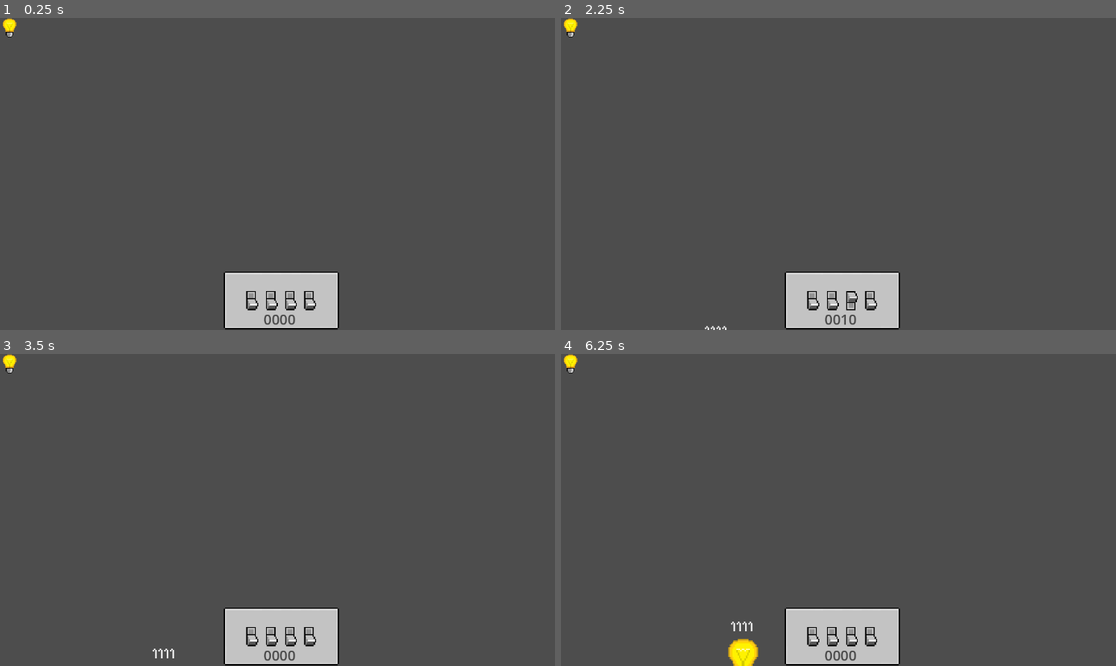
Above: before the commit, frames 1-4 (two rows, left to right).
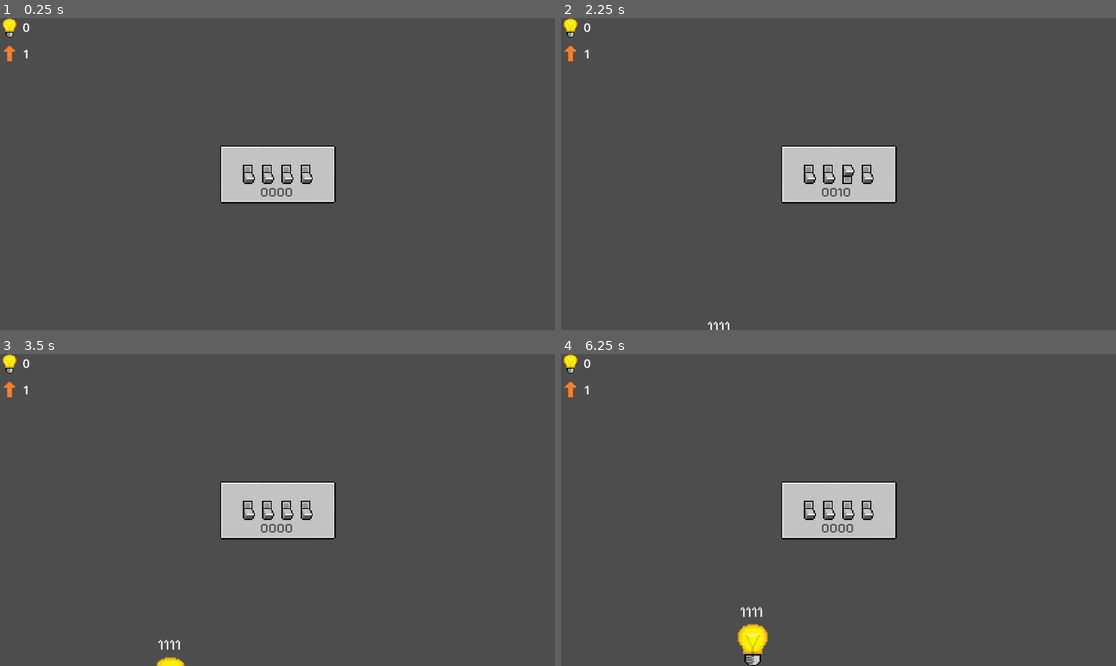
Above: after the commit, the same moments.

Repository: Xtrrae/switch-defense
Game: Godot game, scene res://scenes/game.tscn
Two runs of this game, one before a commit and one after it. Both use one fixed random seed, a clock stepped at 60 frames per second and the inputs below.
Inputs:
- Up to frame 1 (0.25 s): no input
- Up to frame 2 (2.25 s): tap Enter at 0.5, 2 s; hold 1 (number_1) 0.53-1.28 s; tap Space at 1.25 s; tap 2 (number_2) at 1.35 s; hold 3 (number_3) from 2.03 s (still down)
- Up to frame 3 (3.5 s): release 3 (number_3) at 2.78 s; tap 4 (number_4) at 2.85 s
- Up to frame 4 (6.25 s): hold 1 (number_1) 3.53-4.28 s; tap 2 (number_2) at 4.35 s; hold 3 (number_3) 5.03-5.78 s; tap 4 (number_4) at 5.85 s

The runs differ from the first frame. In frame 1, 7.5% of the frame differs, in the area x 0-62%, y 1-100%; in frame 2, 7.6%; in frame 3, 7.7%; in frame 4, 8.3%.

Commit message:
input screen, level and points displa created & modified, etc

Diff:
--- a/switch-defence/scenes/game.tscn
+++ b/switch-defence/scenes/game.tscn
@@ -7,7 +7,8 @@
 [node name="Node2D" type="Node2D" unique_id=1330494218]
 
 [node name="Input" parent="." unique_id=331839216 instance=ExtResource("1_lnu2h")]
-position = Vector2(464, 527)
+texture_filter = 1
+position = Vector2(576, 324)
 
 [node name="Spawner" type="Node2D" parent="." unique_id=1149451670]
 script = ExtResource("1_uwrxv")
--- a/switch-defence/scenes/input.tscn
+++ b/switch-defence/scenes/input.tscn
@@ -2,6 +2,7 @@
 
 [ext_resource type="Script" uid="uid://b5ffm570hy0fq" path="res://scripts/input.gd" id="1_jt1lk"]
 [ext_resource type="Texture2D" uid="uid://c6q0kvvc37g63" path="res://assets/switch_sprite_sheet.png" id="2_6gs7a"]
+[ext_resource type="FontFile" uid="uid://jtshwua3f1gx" path="res://assets/fonts/PixelifySans-VariableFont_wght.ttf" id="3_ovd13"]
 
 [sub_resource type="TileSetAtlasSource" id="TileSetAtlasSource_ovd13"]
 texture = ExtResource("2_6gs7a")
@@ -21,11 +22,14 @@
 [sub_resource type="TileSet" id="TileSet_8p10g"]
 sources/0 = SubResource("TileSetAtlasSource_ovd13")
 
-[node name="Input" type="Node2D" unique_id=331839216]
+[sub_resource type="RectangleShape2D" id="RectangleShape2D_ovd13"]
+size = Vector2(252, 131)
+
+[node name="Input" type="Area2D" unique_id=2129371981]
 script = ExtResource("1_jt1lk")
 
 [node name="Switches" type="TileMapLayer" parent="." unique_id=265615923]
-position = Vector2(0, -159.99997)
+position = Vector2(-118.99999, -219)
 scale = Vector2(2.5, 2.5)
 tile_map_data = PackedByteArray("AAABAAQAAAABAAEAAAACAAQAAAABAAEAAAADAAQAAAABAAEAAAAEAAQAAAABAAEAAAAFAAQAAAACAAEAAAAAAA …(208 unchanged characters)…
 tile_set = SubResource("TileSet_8p10g")
@@ -75,12 +79,15 @@
 tile_set = SubResource("TileSet_8p10g")
 
 [node name="CurrentCombiLabel" type="Label" parent="." unique_id=744507776]
-offset_left = 83.0
-offset_top = 79.0
-offset_right = 149.0
-offset_bottom = 119.0
+offset_left = -36.0
+offset_top = 19.99997
+offset_right = 32.0
+offset_bottom = 59.99997
 theme_override_colors/font_color = Color(0.28778407, 0.28778407, 0.28778407, 1)
+theme_override_fonts/font = ExtResource("3_ovd13")
 theme_override_font_sizes/font_size = 29
 text = "0000"
 
-[connection signal="combination_changed" from="." to="." method="_on_combination_changed"]
+[node name="CollisionShape2D" type="CollisionShape2D" parent="." unique_id=1617599747]
+position = Vector2(1, 0.5)
+shape = SubResource("RectangleShape2D_ovd13")
--- a/switch-defence/scenes/points.gd
+++ b/switch-defence/scenes/points.gd
@@ -10,11 +10,13 @@
 
 # Called every frame. 'delta' is the elapsed time since the previous frame.
 func _process(delta: float) -> void:
+	pass
+
+func add_points(d) -> void:
+	points += d
 	var goalForNextLevel = 1.9 * pow(level + 1, 2) + 12
 	if points >= goalForNextLevel:
 		level += 1;
 		print("leveled up to: ", level, ", points: ", points)
-
-func add_points(d) -> void:
-	points += d
 	$PointsLabel.text = "%.0d" % points
+	$LevelLabel.text = "%d" % level
--- a/switch-defence/scenes/points.tscn
+++ b/switch-defence/scenes/points.tscn
@@ -2,6 +2,7 @@
 
 [ext_resource type="Script" uid="uid://bp0ssuy63gsl0" path="res://scenes/points.gd" id="1_qq43p"]
 [ext_resource type="Texture2D" uid="uid://d1nw8ltjynoe4" path="res://assets/lightbulb_sprite_sheet.png" id="2_fug4t"]
+[ext_resource type="Texture2D" uid="uid://cge6i0f4swbns" path="res://assets/level.png" id="3_7xsqv"]
 
 [sub_resource type="AtlasTexture" id="AtlasTexture_7xsqv"]
 atlas = ExtResource("2_fug4t")
@@ -10,13 +11,30 @@
 [node name="Points" type="Node2D" unique_id=2083446943]
 script = ExtResource("1_qq43p")
 
+[node name="LevelLabel" type="Label" parent="." unique_id=999237904]
+offset_left = 47.0
+offset_top = 56.0
+offset_right = 180.0
+offset_bottom = 92.0
+theme_override_font_sizes/font_size = 26
+text = "1"
+
 [node name="PointsLabel" type="Label" parent="." unique_id=567963247]
-offset_left = 42.0
-offset_right = 175.0
-offset_bottom = 34.0
+offset_left = 47.0
+offset_top = 1.0
+offset_right = 180.0
+offset_bottom = 37.0
 theme_override_font_sizes/font_size = 26
+text = "0"
 
 [node name="LightbulbIcon" type="TextureRect" parent="." unique_id=872001825]
 offset_right = 40.0
 offset_bottom = 40.0
 texture = SubResource("AtlasTexture_7xsqv")
+metadata/_edit_use_anchors_ = true
+
+[node name="LevelIcon" type="TextureRect" parent="." unique_id=1778051386]
+offset_top = 53.0
+offset_right = 40.0
+offset_bottom = 93.0
+texture = ExtResource("3_7xsqv")
--- a/switch-defence/scripts/input.gd
+++ b/switch-defence/scripts/input.gd
@@ -1,4 +1,4 @@
-extends Node2D
+extends Area2D
 
 signal combination_changed(current_combination)
 
--- a/switch-defence/scripts/monster.gd
+++ b/switch-defence/scripts/monster.gd
@@ -12,6 +12,8 @@
 	# choose a random combination and update the label
 	for i in range(4):
 		destruction_combination[i] = randi_range(0, 1) == 0
+	if destruction_combination == [0, 0, 0, 0]: # 0,0,0,0 shouldn't be an option
+		destruction_combination[randi_range(0, 3)] = 1 # if it's 0,0,0,0 -> set a random digit to 1
 	var dc_label: Label = get_node("DefeatCombinationLabel")
 	dc_label.text = "%d%d%d%d" % destruction_combination.map(func (x): if x: return 1 else: return 0)
 
--- a/switch-defence/scripts/spawner.gd
+++ b/switch-defence/scripts/spawner.gd
@@ -26,12 +26,12 @@
 	if randi_range(0, 1) == 0:
 		# speed focused
 		monster.type = "speed_focused"
-		monster.speed = min(.06 * current_level, max_speed)
+		monster.speed = min(.08 * current_level, max_speed)
 		monster.attack = min(current_level, max_attack)
 	else:
 		# attack focused
 		monster.type = "attack_focused"
-		monster.speed = min(.01 * current_level, max_speed)
+		monster.speed = min(.04 * current_level, max_speed)
 		monster.attack = min(4 * current_level, max_attack)
 
 
@@ -57,5 +57,8 @@
 		if child.name == "Timer":
 			continue
 		if child.destruction_combination == current_combination:
-			print("monster destroyed")
+			# add points (based on the current level)
+			var pts = $"../Points"
+			pts.add_points(pts.level * 3)
+			remove_child(child)
 			child.destroy()
Binary file added: switch-defence/assets/level.png
Not shown, added: switch-defence/assets/level.png.import
Not shown, changed: .DS_Store
Not shown, changed: switch-defence/.DS_Store
